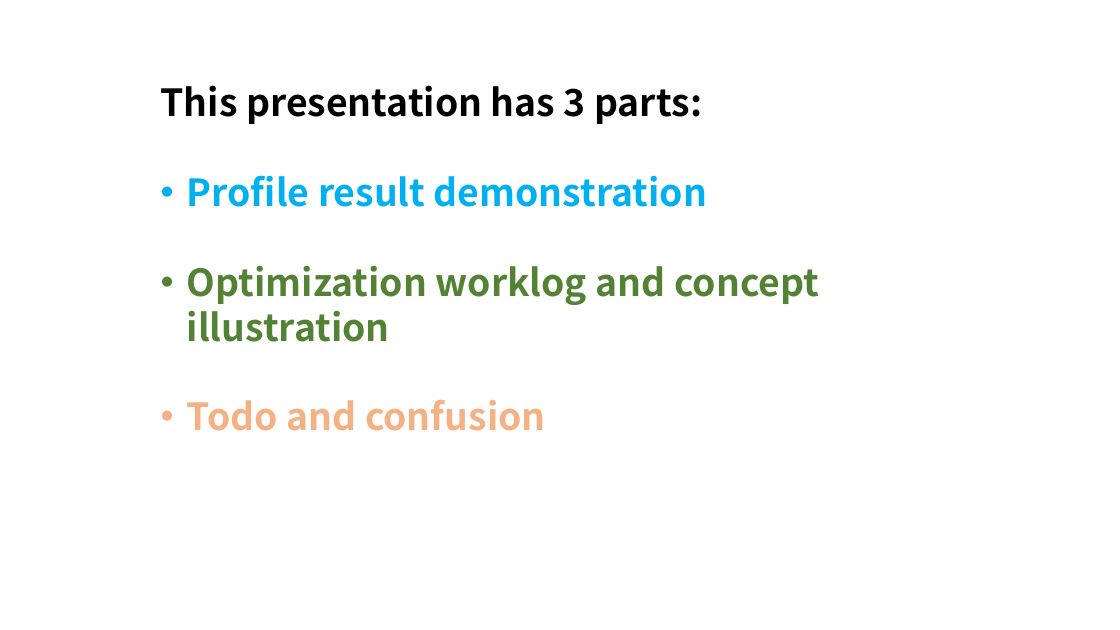
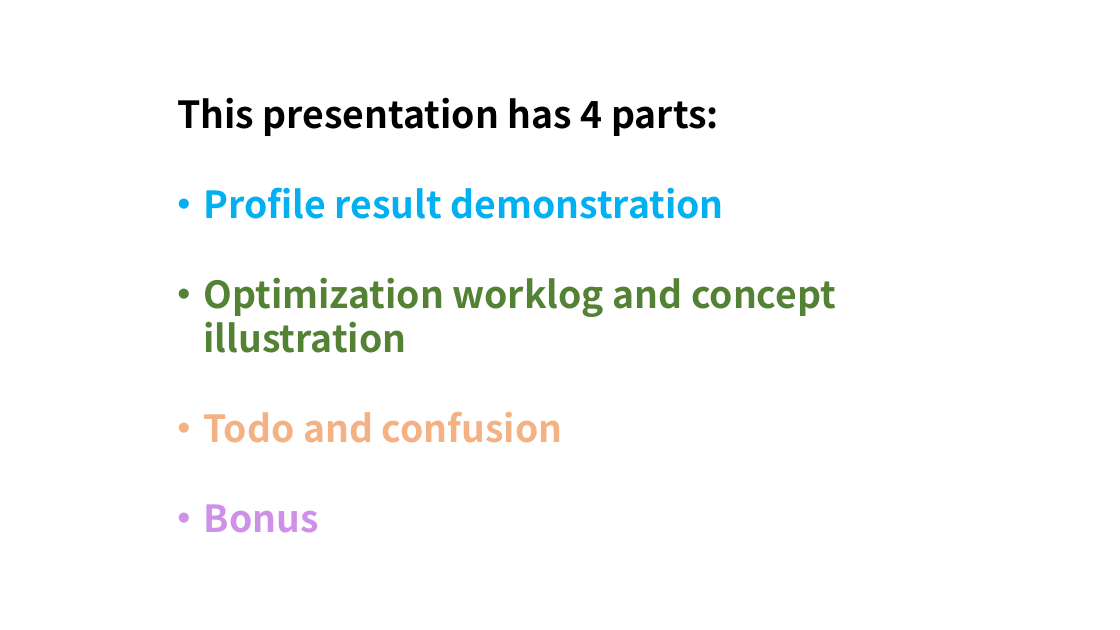
Before and after one commit to InhabitancyCocoon/feather_gemm, a slide deck: slide 3 of docs/presentation.pptx. Drawn at 1120x630 pixels with LibreOffice and Linux fonts; fonts in the diff are those of the drawing. Boxes give left, top, right and bottom in pixels: in the first picture for what was removed or moved away, otherwise in the second. Text is boxed around its words. In the diff, an @@ line names an element or a change of style, - is before the commit and + after.

```diff
--- a/docs/presentation.pptx
+++ b/docs/presentation.pptx
@@ text at (x1=177, y1=97, x2=836, y2=443): paragraph added @@
+• Bonus
@@ text "This presentation has 4 parts:" moved from (x1=161, y1=85, x2=819, y2=431) to (x1=177, y1=97, x2=836, y2=443) @@
@@ text at (x1=177, y1=97, x2=719, y2=136): text changed @@
-This presentation has 3 parts:
+This presentation has 4 parts:
```
Also in this commit, not shown: 5 other slides changed, 41 slides added, 5 slides removed.
